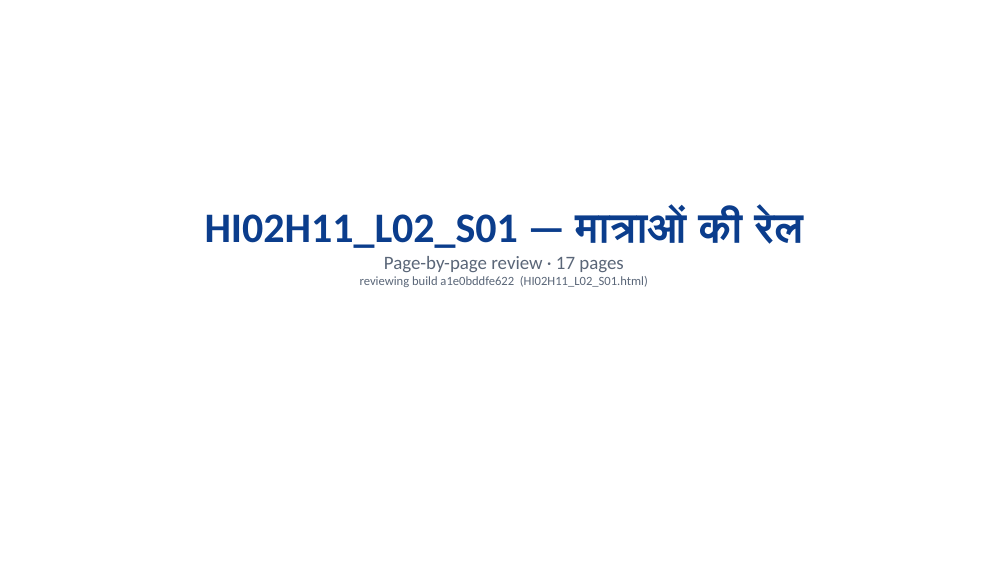
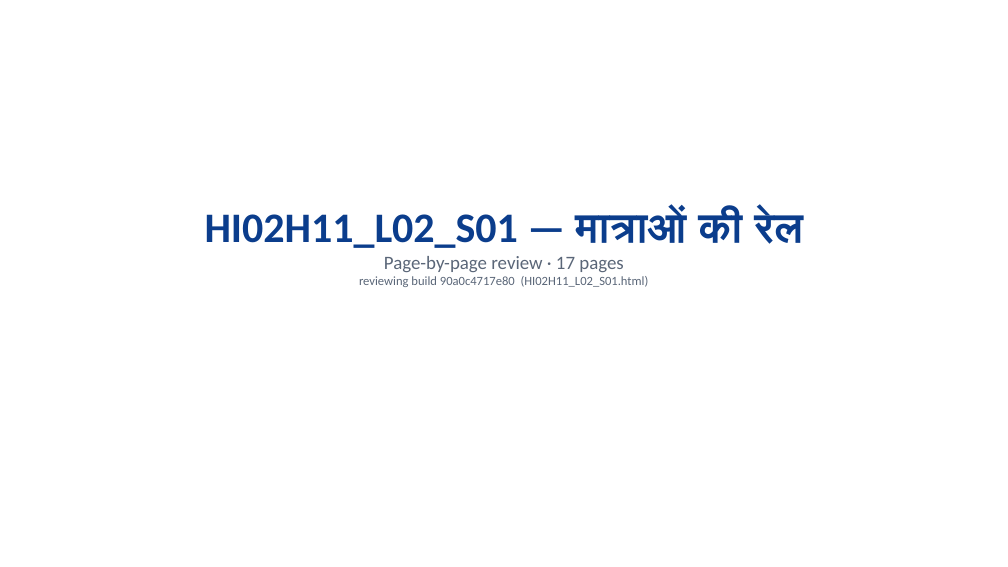
Before and after one commit to khugshalharshvardhan/HI02H11_L02_S01_DEV_HANDOFF-file2-, a slide deck: slide 1 of 3_CURRENT_BUILD/HI02H11_L02_S01_REVISED_review.pptx. Drawn at 1008x567 pixels with LibreOffice and Linux fonts; fonts in the diff are those of the drawing. Boxes give left, top, right and bottom in pixels: in the first picture for what was removed or moved away, otherwise in the second. Text is boxed around its words. In the diff, an @@ line names an element or a change of style, - is before the commit and + after.

```diff
--- a/3_CURRENT_BUILD/HI02H11_L02_S01_REVISED_review.pptx
+++ b/3_CURRENT_BUILD/HI02H11_L02_S01_REVISED_review.pptx
@@ text at box(359, 276, 649, 287): text changed @@
-reviewing build a1e0bddfe622 (HI02H11_L02_S01.html)
+reviewing build 90a0c4717e80 (HI02H11_L02_S01.html)
```
Also in this commit, not shown: 17 other slides changed, 38 other files.
